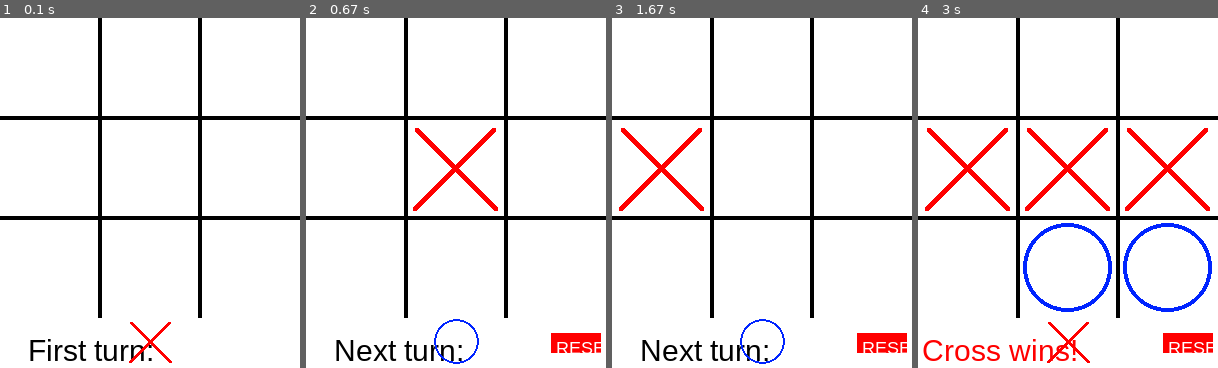
Above: before the commit, frames 1-4 (left to right).
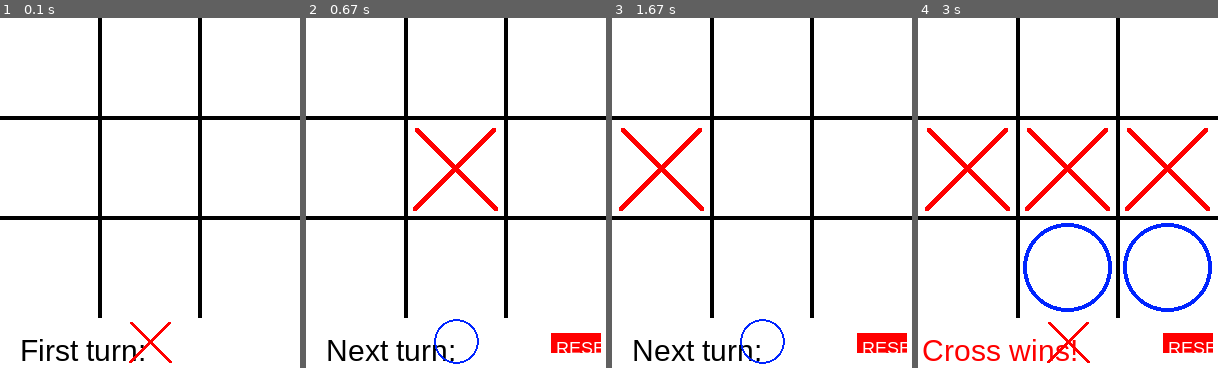
Above: after the commit, the same moments.

Repository: LassePladsen/Pygame-Tic-Tac-Toe
Game: pygame game, started from main.py
Same seed, same stepped clock (60 frames per second), same inputs: the game is played once before the commit and once after it.
Inputs (mouse positions are in pixels of both pictures, inside the frame that each line leads up to):
- Up to frame 1 (0.1 s): no input
- Up to frame 2 (0.67 s): click (456, 193) at 0.38 s
- Up to frame 3 (1.67 s): click (669, 140) at 0.72 s; click "RESET" at 1.05 s; click (690, 123) at 1.38 s
- Up to frame 4 (3 s): click (1068, 235) at 1.72 s; click (1026, 119) at 2.05 s; click (1173, 284) at 2.38 s; click (1131, 130) at 2.72 s

The runs differ from the first frame. In frame 1, 1.1% of the frame differs, in the area x 7-51%, y 91-98%; in frame 2, 1.2%, in the area x 7-52%, y 92-98%; in frame 3, 1.2%; in frame 4, nothing differs.

Commit message:
Implemented storing of the rendered sprite types in an attribute array self.grid. The game now stops and shows as tie when there is no more legal moves possible. Also changed the logic behind the get_winner() method to be more readable through looping.

Diff:
--- a/main.py
+++ b/main.py
@@ -7,46 +7,56 @@
 from tile import TileSprite
 
 
-
 class TicTacToe:
     """Class containing Tic Tac Toe game board and logic."""
 
-    def __init__(self, board_size: tuple[int, int], grid: int) -> None:
+    def __init__(self, board_size: tuple[int, int], grid_division: int) -> None:
         pg.init()
         self.window_size = board_size
-        self.grid = grid
-        self.grid_size = int(board_size[0] / grid), int((board_size[1] - settings.SCREEN_HEIGHT_OFFSET) / grid)
+        self.grid_division = grid_division
+        self.grid_size = int(board_size[0] / grid_division), int(
+            (board_size[1] - settings.SCREEN_HEIGHT_OFFSET) / grid_division)
         self.sprite_coords = []
-        self.sprite_descriptions = []
+        self.sprite_types = []
         self.sprite_group = pg.sprite.Group()
+        self.grid = [  # grid containing sprite string types on the screen
+            [None, None, None],  # row 1
+            [None, None, None],  # row 2
+            [None, None, None]   # row 3
+        ]
         self.game_over = False
 
-    def add_turn(self, description: str, grid_coords: tuple[int, int]) -> None:
+    def add_turn(self, sprite_type: str, grid_coords: tuple[int, int]) -> None:
         """Adds a turn to a certain grid slot."""
-        self.sprite_descriptions.append(description)
+        self.sprite_types.append(sprite_type)
         self.sprite_coords.append(grid_coords)
+        x, y = self.get_grid_indices(grid_coords)
+        self.grid[x][y] = sprite_type
 
     def get_winner(self) -> str | None:
         """Returns a winner if someone has won the board."""
-        if self.grid != 3:
-            raise NotImplementedError("At the moment only 3x3 grid is supported.")
-        if len(self.sprite_coords) < 3:
-            return None
-        winning_combinations = self.get_possible_win_combinations()
-        grid_indices = [self.get_grid_indices(i) for i in self.sprite_coords]
-        # Checks through all indices in the winning combinations are in the grid indices list.
-        for combination in winning_combinations:
-            if all(win_indices in grid_indices for win_indices in combination):  # winning combination is found
-                if all(self.sprite_descriptions[grid_indices.index(win_indices)] == "cross" for win_indices in
-                       combination):  # all sprites in the win combination are crosses
-                    return "cross"
-                elif all(self.sprite_descriptions[grid_indices.index(win_indices)] == "circle" for win_indices in
-                         combination):  # all sprites in the win combination are circles
-                    return "circle"
-        return None
+        if self.is_full_board():
+            return
+        for combination in self.get_possible_win_combinations():
+            cross_count = 0
+            circle_count = 0
+            for i, row in enumerate(self.grid):
+                for j, elem in enumerate(row):
+                    if not (i, j) in combination:
+                        continue
+                    match elem:
+                        case "cross":
+                            cross_count += 1
+                            if cross_count >= 3:
+                                return "cross"
+                        case "circle":
+                            circle_count += 1
+                            if circle_count >= 3:
+                                return "circle"
+        return
 
     def get_possible_win_combinations(self):
-        if self.grid != 3:
+        if self.grid_division != 3:
             raise NotImplementedError("At the moment only 3x3 grid is supported.")
         winning_combinations = [
             [(0, 0), (0, 1), (0, 2)],  # Row 1
@@ -61,7 +71,7 @@
         return winning_combinations
 
     def get_all_grid_indices(self):
-        if self.grid != 3:
+        if self.grid_division != 3:
             raise NotImplementedError("At the moment only 3x3 grid is supported.")
         return [
             (0, 0), (0, 1), (0, 2),  # Row 1
@@ -69,25 +79,47 @@
             (2, 0), (2, 1), (2, 2),  # Row 3
         ]
 
-    # TODO
-    def check_winnable(self) -> bool:
+    def is_winnable(self) -> bool:
         """Checks if there are no more legal moves."""
-        pass
-
-    def check_full_board(self) -> bool:
+        if self.is_full_board():
+            return False
+        for combination in self.get_possible_win_combinations():
+            cross_count = 0
+            circle_count = 0
+            for i, row in enumerate(self.grid):
+                for j, elem in enumerate(row):
+                    if not (i, j) in combination:
+                        continue
+                    match elem:
+                        case "cross" | None:
+                            cross_count += 1
+                            if cross_count >= 3:
+                                return True
+                        case "circle" | None:
+                            circle_count += 1
+                            if circle_count >= 3:
+                                return True
+        return False
+
+    def is_full_board(self) -> bool:
         """Checks if the board is completely full of sprites."""
-        if len(self.sprite_descriptions) >= self.grid**2:
+        if len(self.sprite_types) >= self.grid_division**2:
             return True
         return False
 
     def reset(self) -> tuple[pg.Surface, pg.Rect]:
         """Resets the game board."""
         self.sprite_coords = []
-        self.sprite_descriptions = []
+        self.sprite_types = []
+        self.grid = [  # grid containing sprite type strings on the screen
+            [None, None, None],  # row 1
+            [None, None, None],  # row 2
+            [None, None, None]  # row 3
+        ]
         self.sprite_group = pg.sprite.Group()
         self.set_turn_sprite("cross")
         self.game_over = False
-        text_label = "   First turn:"
+        text_label = "First turn:".center(settings.TEXT_WIDTH)
         return utils.get_turn_text_objects(text_label)
 
     def get_grid_coords(self, coordinates: tuple[int, int]) -> tuple[int, int]:
@@ -105,23 +137,23 @@
         """
         x, y = coordinates
         grid_size = self.window_size[0]
-        ix = utils.section_of_number(x, grid_size, self.grid)
-        iy = utils.section_of_number(y, grid_size, self.grid)
+        ix = utils.section_of_number(x, grid_size, self.grid_division)
+        iy = utils.section_of_number(y, grid_size, self.grid_division)
         if ix is None or iy is None:
             raise ValueError("Coordinates are not in the game window.")
         return ix - 1, iy - 1
 
     def add_sprite_to_screen(self,
                              position: tuple[int, int],
-                             description: str,
+                             sprite_type: str,
                              image_name: str,
                              scale: tuple[int | float, int | float] = (1, 1),
                              anchor: str = "center") -> None:
         """Adds a GameSprite object to the 'self.all_sprites' pg.sprite.Group."""
-        if description != "turn_sprite":  # this is a click on grid: a turn
-            self.add_turn(description, position)
+        if sprite_type != "turn_sprite":  # this is a click on grid: a turn
+            self.add_turn(sprite_type, position)
         # noinspection PyTypeChecker
-        self.sprite_group.add(TileSprite(description=description,
+        self.sprite_group.add(TileSprite(sprite_type=sprite_type,
                                          image_file_name=image_name,
                                          position=position,
                                          scale=scale,
@@ -129,7 +161,7 @@
 
     def add_sprite_on_click(self,
                             position: tuple[int, int],
-                            description: str,
+                            sprite_type: str,
                             image_name: str,
                             scale: tuple[int | float, int | float] = (1, 1),
                             anchor: str = "center") -> int:
@@ -140,7 +172,7 @@
             position = self.get_grid_coords(position)
             if position in self.sprite_coords:  # grid position is taken
                 return 1
-            self.add_sprite_to_screen(description=description,
+            self.add_sprite_to_screen(sprite_type=sprite_type,
                                       image_name=image_name,
                                       position=position,
                                       scale=scale,
@@ -153,21 +185,21 @@
         """Adds a cross sprite to the 'all_sprites' pg.sprite.Group
         if the click is inside the grid and the placement is empty.
         """
-        description = "cross"
+        sprite_type = "cross"
         image_name = settings.CROSS_IMAGE
-        return self.add_sprite_on_click(position, description, image_name)
+        return self.add_sprite_on_click(position, sprite_type, image_name)
 
     def add_circle_sprite_on_click(self, position: tuple[int, int]) -> int:
         """Adds a circle sprite to the 'all_sprites' pg.sprite.Group
          if the click is inside the grid and the placement is empty.
          """
-        description = "circle"
+        sprite_type = "circle"
         image_name = settings.CIRCLE_IMAGE
-        return self.add_sprite_on_click(position, description, image_name)
+        return self.add_sprite_on_click(position, sprite_type, image_name)
 
     def remove_previous_turn_sprite(self):
         """Removes the previous turn GameSprite from the self.sprite_* lists and the 'all_sprites' pg.sprite.Group."""
-        if not bool(self.sprite_descriptions):  # no sprites
+        if not bool(self.sprite_types):  # no sprites
             return
         for key, value in self.sprite_group.spritedict.items():
             if value is None:
@@ -176,17 +208,20 @@
                 del self.sprite_group.spritedict[key]
                 return
 
-    def set_turn_sprite(self, turn_description: str) -> None:
+    def set_turn_sprite(self, sprite_type: str) -> None:
         """Changes the bottom sprite image to whoevers turn it is."""
-        if len(game.sprite_descriptions):  # not first sprite
+        if len(game.sprite_types):  # not first sprite
             self.remove_previous_turn_sprite()
-        match turn_description:
+        match sprite_type:
             case "cross":
                 self.add_sprite_to_screen(settings.BOTTOM_SPRITE_POSITION, "turn_sprite", settings.CROSS_IMAGE,
                                           scale=(settings.BOTTOM_SPRITE_SCALE, settings.BOTTOM_SPRITE_SCALE))
             case "circle":
                 self.add_sprite_to_screen(settings.BOTTOM_SPRITE_POSITION, "turn_sprite", settings.CIRCLE_IMAGE,
                                           scale=(settings.BOTTOM_SPRITE_SCALE, settings.BOTTOM_SPRITE_SCALE))
+            case _:
+                self.remove_previous_turn_sprite()
+
 
     def run(self):
         """Runs the Tic Tac Toe game loop."""
@@ -199,11 +234,11 @@
         pg.display.set_icon(pg.image.load(settings.ICON_IMAGE))
 
         # Bottom text saying whose turn it is
-        text_label = "   First turn:"
+        text_label = "First turn:".center(settings.TEXT_WIDTH)
         text_surface, text_rect = utils.get_turn_text_objects(text_label)
 
         # Bottom image showing whose turn it is, cross begins
-        game.set_turn_sprite("cross")
+        self.set_turn_sprite("cross")
 
         mouse = pg.mouse.get_pos()
         while True:
@@ -219,30 +254,30 @@
                         # Click within grid:
                         if 0 <= mouse[0] <= settings.SCREEN_WIDTH and 0 <= mouse[1] <= settings.SCREEN_WIDTH:
                             # First click:
-                            if len(game.sprite_descriptions) < 1:
-                                game.add_cross_sprite_on_click(event.pos)
+                            if len(self.sprite_types) < 1:
+                                self.add_cross_sprite_on_click(event.pos)
                                 # Replace bottom text:
-                                text_label = "   Next turn:"
+                                text_label = "Next turn: ".center(settings.TEXT_WIDTH)
                                 text_surface, text_rect = utils.get_turn_text_objects(text_label)
-                                game.set_turn_sprite("circle")
+                                self.set_turn_sprite("circle")
                                 continue
 
                             # Not first click:
                             if self.game_over:
                                 continue
-                            description = game.sprite_descriptions[-1]  # previous added sprite
-                            if description == "turn_sprite":
-                                description = game.sprite_descriptions[-2]
-                            match description:
+                            sprite_type = self.sprite_types[-1]  # previous added sprite
+                            if sprite_type == "turn_sprite":
+                                sprite_type = self.sprite_types[-2]
+                            match sprite_type:
                                 case "cross":
                                     if not bool(
-                                            game.add_circle_sprite_on_click(event.pos)):  # try adding circle sprite
-                                        game.set_turn_sprite("cross")  # Change the bottom image sprite to circle
+                                            self.add_circle_sprite_on_click(event.pos)):  # try adding circle sprite
+                                        self.set_turn_sprite("cross")  # Change the bottom image sprite to circle
 
                                 case "circle":
                                     if not bool(
-                                            game.add_cross_sprite_on_click(event.pos)):  # try adding cross sprite
-                                        game.set_turn_sprite("circle")  # Change the bottom image sprite to cross
+                                            self.add_cross_sprite_on_click(event.pos)):  # try adding cross sprite
+                                        self.set_turn_sprite("circle")  # Change the bottom image sprite to cross
 
                         # Click within reset button:
                         reset_left_position = settings.RESET_TEXT_POSITION[0]
@@ -251,20 +286,21 @@
                         reset_bottom_position = reset_top_position + settings.RESET_BUTTON_SIZE[1]
                         if reset_left_position <= mouse[0] <= reset_right_position and \
                                 reset_top_position <= mouse[1] <= reset_bottom_position:
-                            text_surface, text_rect = game.reset()
-
-            if (winner := game.get_winner()) is not None:
+                            text_surface, text_rect = self.reset()
+
+            if (winner := self.get_winner()) is not None:
                 self.game_over = True
                 text_surface, text_rect = utils.get_winner_text_objects(winner)
-                game.set_turn_sprite(winner)
-            elif game.check_full_board():
+                self.set_turn_sprite(winner)
+            elif not self.is_winnable() or self.is_full_board():  # no more legal moves
                 self.game_over = True
-                text_surface, text_rect = utils.get_game_over_text_objects()
+                text_surface, text_rect = utils.get_tie_text_objects()
+                self.set_turn_sprite(None)
 
             mouse = pg.mouse.get_pos()  # save mouse position for checking where next click is
 
             # Render reset text if its not already reset
-            if text_label != "   First turn:":
+            if text_label != "First turn:".center(settings.TEXT_WIDTH):
                 # If mouse is hovering within button, make it a lighter color
                 reset_left_position = settings.RESET_TEXT_POSITION[0]
                 reset_right_position = reset_left_position + settings.RESET_BUTTON_SIZE[0]
@@ -279,10 +315,10 @@
                 screen.blit(reset_text_surface, settings.RESET_TEXT_POSITION)
 
             # Draw sprites and update the window
-            game.sprite_group.draw(screen)
+            self.sprite_group.draw(screen)
             pg.display.update()
 
 
 if __name__ == "__main__":
-    game = TicTacToe(board_size=(settings.SCREEN_WIDTH, settings.SCREEN_HEIGHT), grid=3)
+    game = TicTacToe(board_size=(settings.SCREEN_WIDTH, settings.SCREEN_HEIGHT), grid_division=3)
     game.run()
--- a/settings.py
+++ b/settings.py
@@ -44,6 +44,7 @@
 FONT_COLOR = "black"
 GAME_OVER_FONT_COLOR = "purple"
 TEXT_POSITION = 4, 315  # anchor topleft
+TEXT_WIDTH = 16
 
 # Bottom image sprite
 BOTTOM_SPRITE_SCALE = 0.5
--- a/tile.py
+++ b/tile.py
@@ -5,13 +5,13 @@
     """Sprite class for the cross and circle tiles shown on the board."""
 
     def __init__(self,
-                 description: str,
+                 sprite_type: str,
                  image_file_name: str,
                  position: tuple[int, int],
                  scale: tuple[int | float, int | float] = (1, 1),
                  anchor: str = "center"):
         pg.sprite.Sprite.__init__(self)
-        self.description = description
+        self.type = sprite_type
         # image = pg.image.load(os.path.join(settings.DATA_DIR, image_file_name))
         image = pg.image.load(image_file_name)
         size = image.get_size()
--- a/utils.py
+++ b/utils.py
@@ -29,15 +29,16 @@
         case "cross" | _:
             winner_font_color = "red"
     winner_font = pg.font.SysFont(settings.FONT, settings.FONT_SIZE)
-    text_surface = winner_font.render(f"{winner_string.capitalize()} wins!", True, winner_font_color)
+    text_surface = winner_font.render(f"{winner_string.capitalize()} wins!".ljust(settings.TEXT_WIDTH),
+                                      True, winner_font_color)
     text_rect = text_surface.get_rect(topleft=settings.TEXT_POSITION)
     return text_surface, text_rect
 
 
-def get_game_over_text_objects() -> tuple[pg.Surface, pg.Rect]:
+def get_tie_text_objects() -> tuple[pg.Surface, pg.Rect]:
     """Returns pg.Surface and pg.Rect for the bottom text for when there is no more legal moves."""
     game_over_font = pg.font.SysFont(settings.FONT, settings.FONT_SIZE)
-    text_surface = game_over_font.render("Game over!", True, settings.GAME_OVER_FONT_COLOR)
+    text_surface = game_over_font.render("Tie!".center(settings.TEXT_WIDTH), True, settings.GAME_OVER_FONT_COLOR)
     text_rect = text_surface.get_rect(topleft=settings.TEXT_POSITION)
     return text_surface, text_rect
 
Not shown, changed: .gitignore
